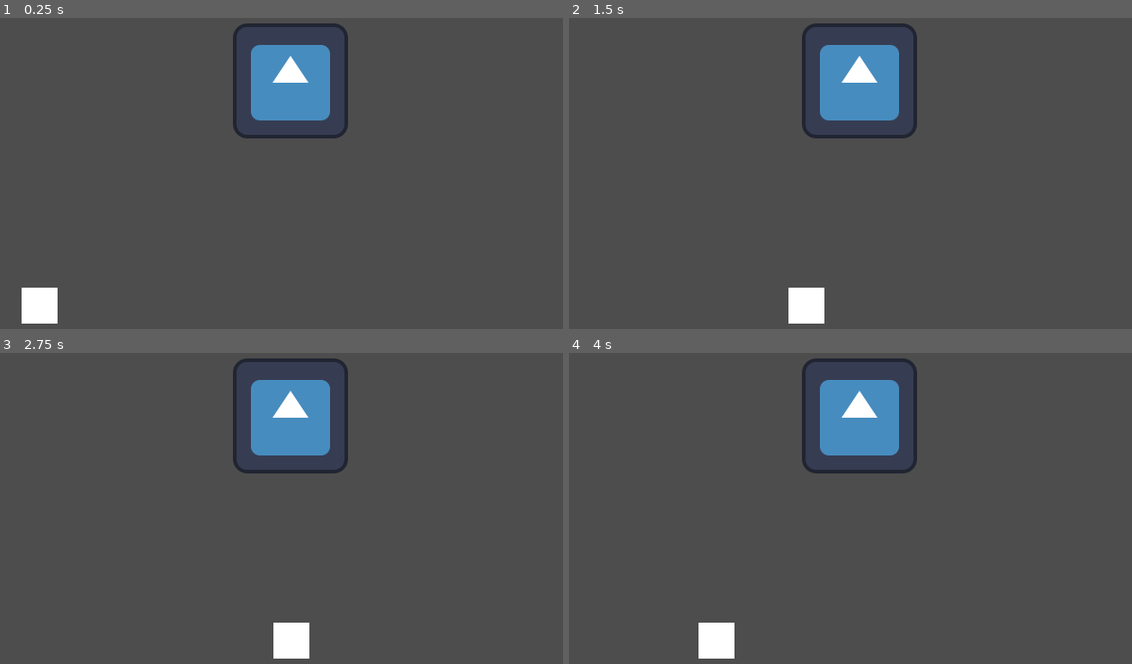
Above: before the commit, frames 1-4 (two rows, left to right).
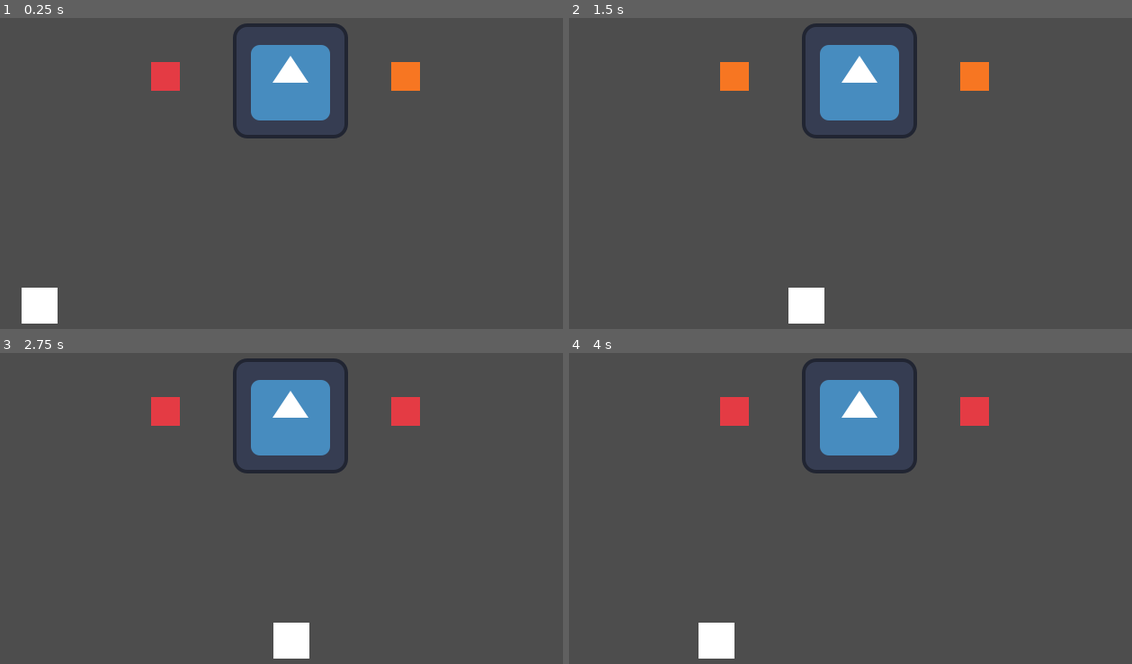
Above: after the commit, the same moments.

Repository: coelhucas/ggj-2024
Game: Godot game, scene res://src/scenes/main.tscn
Same seed, same stepped clock (60 frames per second), same inputs: the game is played once before the commit and once after it. The engine's default icon, where the game draws it, is replaced by a stand-in: a white triangle on a blue panel in a dark square.
Inputs:
- Up to frame 1 (0.25 s): no input
- Up to frame 2 (1.5 s): tap Enter at 0.5 s; hold D (p1_right) 0.53-1.28 s; tap Left (p2_left) at 0.6 s; hold A (p1_left) from 1.28 s (still down); tap Right (p2_right) at 1.35 s
- Up to frame 3 (2.75 s): release A (p1_left) at 2.03 s; hold D (p1_right) from 2.03 s (still down); tap Left (p2_left) at 2.1 s
- Up to frame 4 (4 s): release D (p1_right) at 2.78 s; hold W (p1_up) 2.78-3.53 s; tap Right (p2_right) at 2.85 s; hold A (p1_left) from 3.53 s (still down); tap Left (p2_left) at 3.6 s

The runs differ from the first frame. In frame 1, 0.9% of the frame differs, in the area x 26-75%, y 14-24%; in frame 2, 0.9%; in frame 3, 0.9%; in frame 4, 0.9%.

Commit message:
add trap selector shuffling

Diff:
--- /dev/null
+++ b/data/traps/hole.tres
@@ -0,0 +1,8 @@
+[gd_resource type="Resource" script_class="Trap" load_steps=3 format=3 uid="uid://nhw3fi75wt0"]
+
+[ext_resource type="Texture2D" uid="uid://l3jmay0jjvt1" path="res://assets/sprites/placeholder2.png" id="1_moedp"]
+[ext_resource type="Script" path="res://src/resources/Trap.gd" id="2_5m1cv"]
+
+[resource]
+script = ExtResource("2_5m1cv")
+icon = ExtResource("1_moedp")
--- /dev/null
+++ b/data/traps/sample.tres
@@ -0,0 +1,8 @@
+[gd_resource type="Resource" script_class="Trap" load_steps=3 format=3 uid="uid://c574gkkbyg7q0"]
+
+[ext_resource type="Texture2D" uid="uid://d2w1ms5vfuepv" path="res://assets/sprites/placeholder4.png" id="1_uuclq"]
+[ext_resource type="Script" path="res://src/resources/Trap.gd" id="2_7ti8d"]
+
+[resource]
+script = ExtResource("2_7ti8d")
+icon = ExtResource("1_uuclq")
--- /dev/null
+++ b/data/traps/spike-ball.tres
@@ -0,0 +1,8 @@
+[gd_resource type="Resource" script_class="Trap" load_steps=3 format=3 uid="uid://cw2yrnhtoglbm"]
+
+[ext_resource type="Texture2D" uid="uid://bcjt6yqad4pa1" path="res://assets/sprites/placeholder3.png" id="1_2u7do"]
+[ext_resource type="Script" path="res://src/resources/Trap.gd" id="2_rfxhb"]
+
+[resource]
+script = ExtResource("2_rfxhb")
+icon = ExtResource("1_2u7do")
--- /dev/null
+++ b/data/traps/spike.tres
@@ -0,0 +1,8 @@
+[gd_resource type="Resource" script_class="Trap" load_steps=3 format=3 uid="uid://bc31ciimgvthe"]
+
+[ext_resource type="Script" path="res://src/resources/Trap.gd" id="1_l51j7"]
+[ext_resource type="Texture2D" uid="uid://d1cgu8tlcu6tf" path="res://assets/sprites/placeholder1.png" id="1_nwucj"]
+
+[resource]
+script = ExtResource("1_l51j7")
+icon = ExtResource("1_nwucj")
--- /dev/null
+++ b/src/resources/Trap.gd
@@ -0,0 +1,5 @@
+class_name Trap
+extends Resource
+
+@export var icon: Texture2D
+@export var scene: PackedScene
--- a/src/scenes/king/selectors/TrapSelector.gd
+++ b/src/scenes/king/selectors/TrapSelector.gd
@@ -1,9 +1,19 @@
 extends Node2D
 
 @onready var timer := $Timer
+@onready var sprite := $Sprite2D
+
+@export_category("Config")
+@export var traps: Array[Trap]
+
+var current_trap := 0
 
 func _ready() -> void:
+	randomize()
+	traps.shuffle()
+	sprite.texture = traps[current_trap].icon
+
 	timer.timeout.connect(func():
-		print("change to next trap")
-		pass
+		current_trap = wrapi(current_trap + 1, 0, traps.size())
+		sprite.texture = traps[current_trap].icon
 	)
--- a/src/scenes/king/selectors/trap_selector.tscn
+++ b/src/scenes/king/selectors/trap_selector.tscn
@@ -1,9 +1,12 @@
-[gd_scene load_steps=2 format=3 uid="uid://k7hsdvivpmgm"]
+[gd_scene load_steps=4 format=3 uid="uid://k7hsdvivpmgm"]
 
 [ext_resource type="Script" path="res://src/scenes/king/selectors/TrapSelector.gd" id="1_ga46t"]
+[ext_resource type="Resource" uid="uid://bc31ciimgvthe" path="res://data/traps/spike.tres" id="2_6peiw"]
+[ext_resource type="Resource" uid="uid://nhw3fi75wt0" path="res://data/traps/hole.tres" id="3_m1iq1"]
 
-[node name="Node2D" type="Node2D"]
+[node name="TrapSelector" type="Node2D"]
 script = ExtResource("1_ga46t")
+traps = Array[Resource("res://src/resources/Trap.gd")]([ExtResource("2_6peiw"), ExtResource("3_m1iq1")])
 
 [node name="Sprite2D" type="Sprite2D" parent="."]
 
--- a/src/scenes/main.tscn
+++ b/src/scenes/main.tscn
@@ -1,7 +1,8 @@
-[gd_scene load_steps=5 format=3 uid="uid://bxwjcuxapq523"]
+[gd_scene load_steps=6 format=3 uid="uid://bxwjcuxapq523"]
 
 [ext_resource type="PackedScene" uid="uid://jp7mgugpc8mu" path="res://src/scenes/player/player.tscn" id="1_4s3sc"]
 [ext_resource type="PackedScene" uid="uid://c42d2c58m34o6" path="res://src/scenes/king/king.tscn" id="2_fadux"]
+[ext_resource type="PackedScene" uid="uid://k7hsdvivpmgm" path="res://src/scenes/king/selectors/trap_selector.tscn" id="3_lpelj"]
 
 [sub_resource type="RectangleShape2D" id="RectangleShape2D_gyoqy"]
 size = Vector2(774, 20)
@@ -37,4 +38,10 @@
 [node name="King" parent="Main" instance=ExtResource("2_fadux")]
 position = Vector2(323, 70)
 
+[node name="TrapSelector" parent="Main" instance=ExtResource("3_lpelj")]
+position = Vector2(451, 65)
+
+[node name="TrapSelector2" parent="Main" instance=ExtResource("3_lpelj")]
+position = Vector2(184, 65)
+
 [node name="CanvasLayer" type="CanvasLayer" parent="."]
Binary file added: assets/sprites/placeholder1.png
Not shown, added: assets/sprites/placeholder1.png.import
Binary file added: assets/sprites/placeholder2.png
Not shown, added: assets/sprites/placeholder2.png.import
Binary file added: assets/sprites/placeholder3.png
Not shown, added: assets/sprites/placeholder3.png.import
Binary file added: assets/sprites/placeholder4.png
Not shown, added: assets/sprites/placeholder4.png.import
